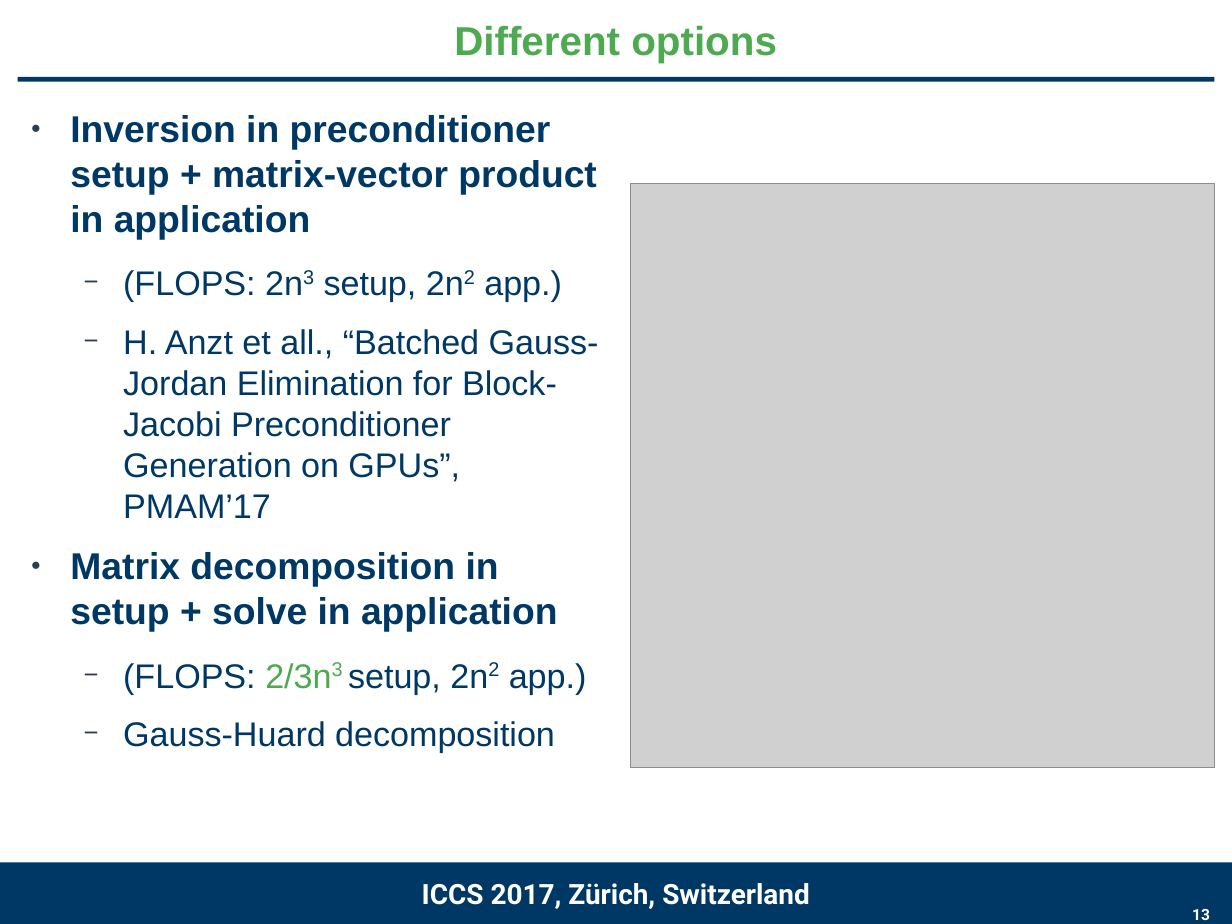
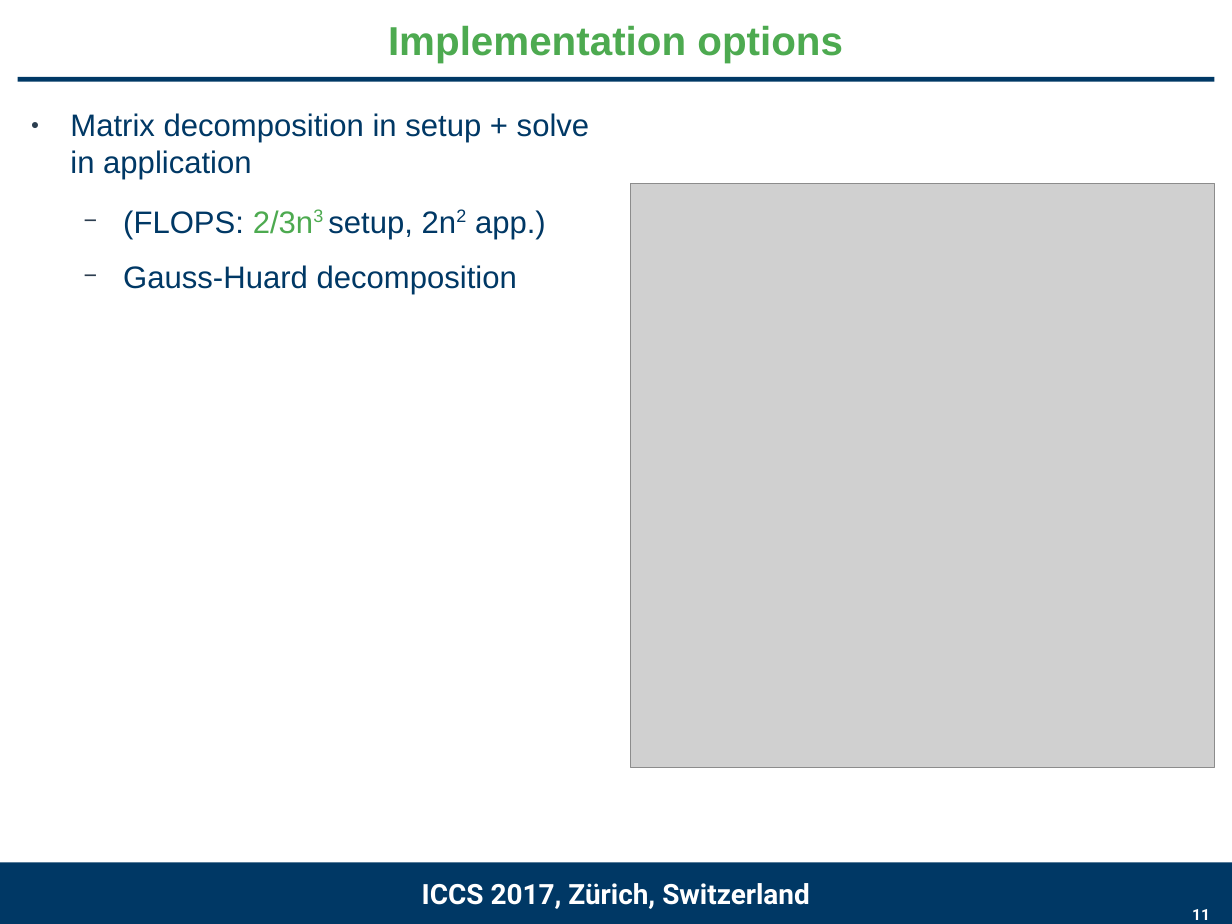
Before and after one commit to gflegar/talks, a slide deck: slide 11 of iccs_2017/slides.odp (slide 13 before the commit). Drawn at 1232x924 pixels with LibreOffice and Linux fonts; fonts in the diff are those of the drawing; grey boxes stand for pictures; background and template pictures are left out. Boxes give left, top, right and bottom in pixels: in the first picture for what was removed or moved away, otherwise in the second. Text is boxed around its words. In the diff, an @@ line names an element or a change of style, - is before the commit and + after.

```diff
--- a/iccs_2017/slides.odp
+++ b/iccs_2017/slides.odp
@@ title at [388,25,843,63]: text changed @@
-Different options
+Implementation options
@@ text "Matrix decomposition in setup + ..." at [70,113,590,294]: size 24 to 20 pt, bold off in "Matrix decomposition in setup + solve in ..."; size 22 to 20 pt in "(FLOPS: 2/3n3 setup, 2n2 app.)", "Gauss-Huard decomposition" @@
@@ text at [70,115,599,518]: paragraphs removed @@
-● Inversion in preconditioner setup + matrix-vector product in application
-  − (FLOPS: 2n3 setup, 2n2 app.)
-  − H. Anzt et all., “Batched Gauss-Jordan Elimination for Block-Jacobi Preconditioner Generation on GPUs”, PMAM’17
@@ page number at [1192,909,1210,920]: text changed @@
-13
+11
```
Also in this commit, not shown: 10 other slides changed, 1 slide added, 2 slides removed, 2 other files.
